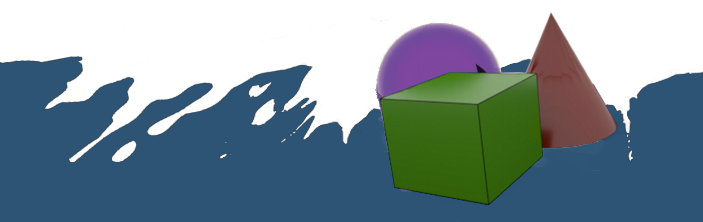
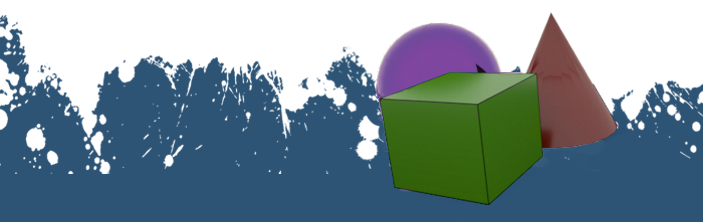
Layer changes from the first 703×222 image to the second:
added layer "fg.png" above "Layer 5(pasted)" over 0, 15, 703, 174
hid "Layer 7" over 0, 15, 703, 174
